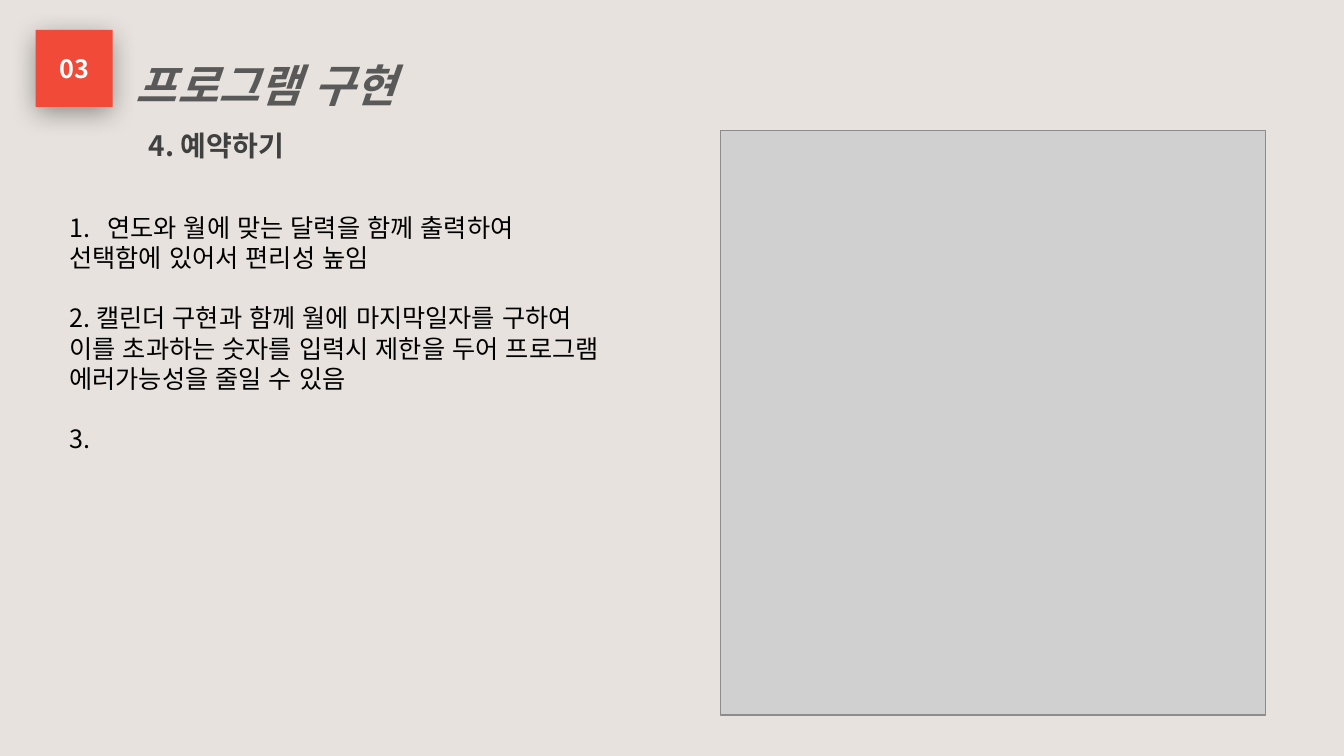
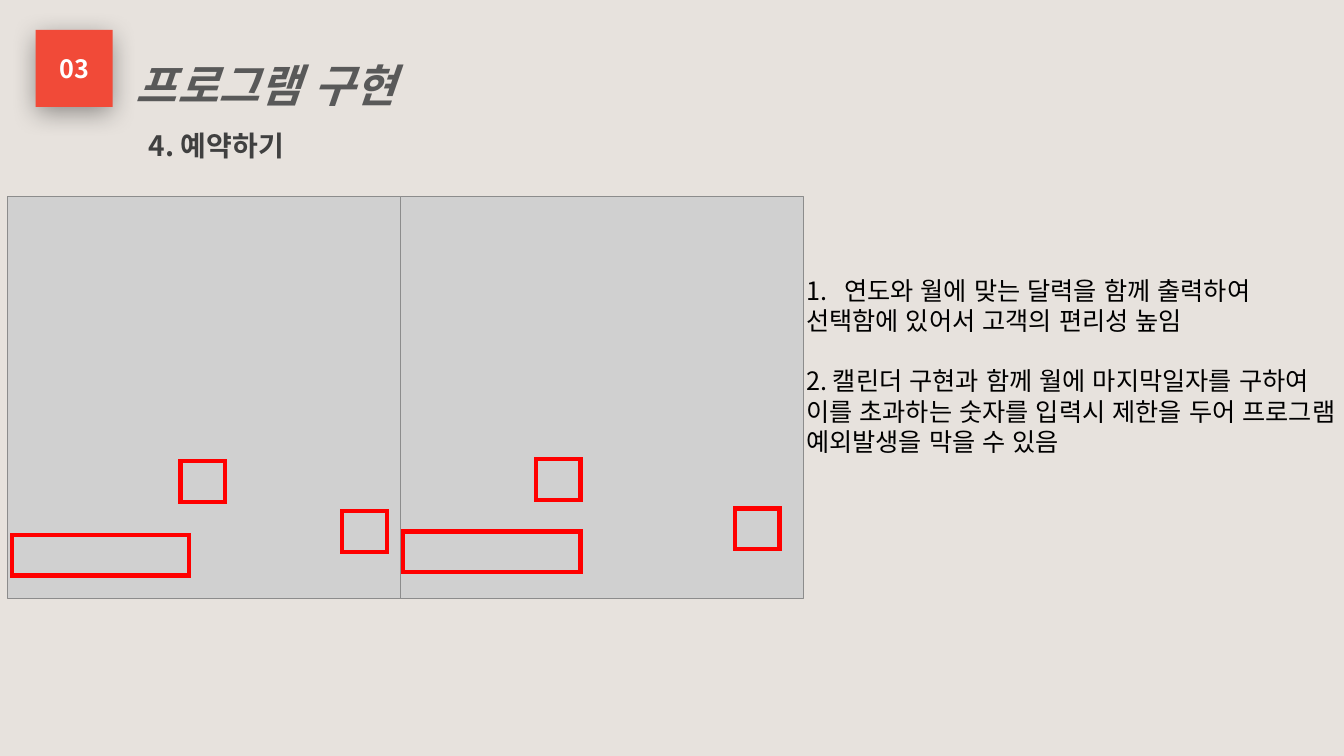
Before and after one commit to phoresis92/restaurant, a slide deck: slide 18 of 프로젝트 기획서/프로젝트 계획서.pptx (slide 14 before the commit). Drawn at 1344x756 pixels with LibreOffice and Linux fonts; fonts in the diff are those of the drawing; grey boxes stand for pictures. Boxes give left, top, right and bottom in pixels: in the first picture for what was removed or moved away, otherwise in the second. Text is boxed around its words. In the diff, an @@ line names an element or a change of style, - is before the commit and + after.

```diff
--- a/프로젝트 기획서/프로젝트 계획서.pptx
+++ b/프로젝트 기획서/프로젝트 계획서.pptx
@@ picture removed at (720, 130, 1265, 715) @@
@@ picture added at (7, 197, 400, 599) @@
@@ picture added at (401, 197, 804, 599) @@
@@ text "연도와 월에 맞는 달력을 함께 ...": place and size @@
-text "연도와 월에 맞는 달력을 함께 ..." at (69, 216, 599, 449)
+text "연도와 월에 맞는 달력을 함께 ..." at (806, 279, 1336, 453)
@@ text at (806, 309, 1336, 453): text changed @@
-선택함에 있어서 편리성 높임
-2. 캘린더 구현과 함께 월에 마지막일자를 구하여 이를 초과하는 숫자를 입력시 제한을 두어 프로그램 에러가능성을 줄일 수 있음
-3.
+선택함에 있어서 고객의 편리성 높임
+2. 캘린더 구현과 함께 월에 마지막일자를 구하여 이를 초과하는 숫자를 입력시 제한을 두어 프로그램 예외발생을 막을 수 있음
@@ rectangle added at (180, 462, 225, 502), outline #FF0000 3 pt @@
@@ rectangle added at (535, 460, 580, 500), outline #FF0000 3 pt @@
@@ rectangle added at (735, 508, 779, 548), outline #FF0000 3 pt @@
@@ rectangle added at (12, 535, 190, 576), outline #FF0000 3 pt @@
@@ rectangle added at (343, 511, 387, 552), outline #FF0000 3 pt @@
@@ rectangle added at (403, 531, 581, 572), outline #FF0000 3 pt @@
```
Also in this commit, not shown: 12 other slides changed, 3 slides added, 11 other files.
